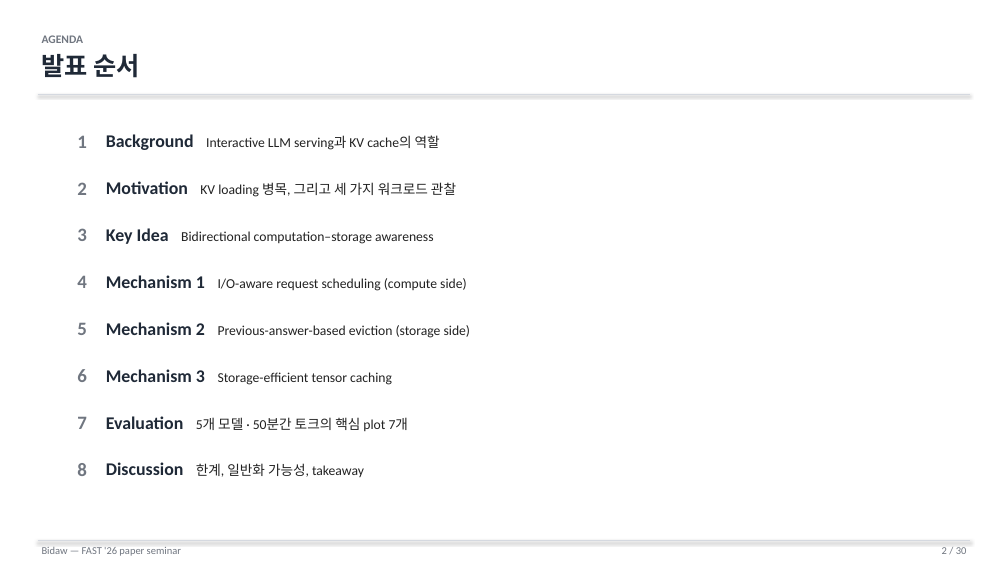
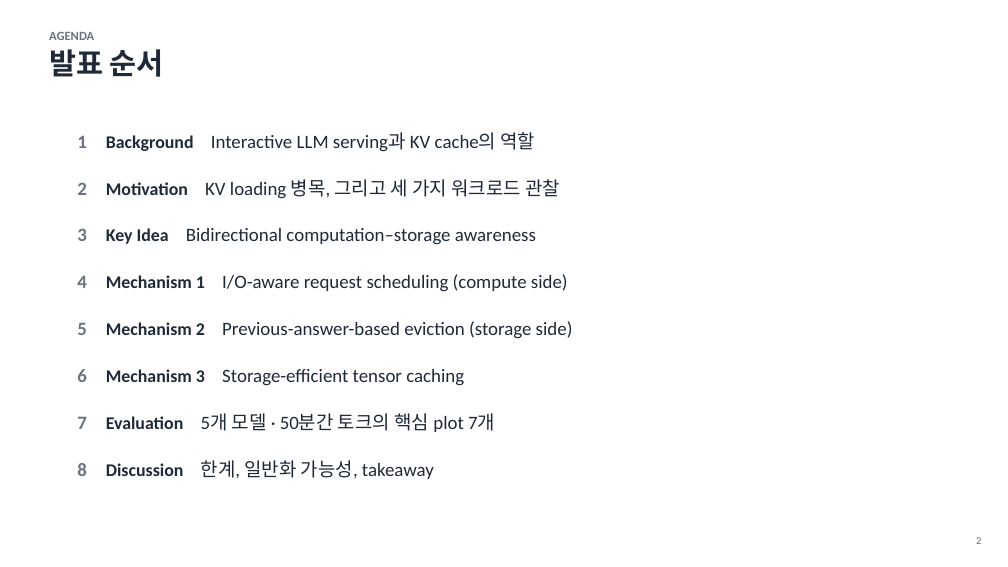
Before and after one commit to Daejun/bidaw, a slide deck: slide 2 of Bidaw_seminar.pptx. Drawn at 1008x567 pixels with LibreOffice and Linux fonts; fonts in the diff are those of the drawing. Boxes give left, top, right and bottom in pixels: in the first picture for what was removed or moved away, otherwise in the second. Text is boxed around its words. In the diff, an @@ line names an element or a change of style, - is before the commit and + after.

Commit message:
Redesign deck in vLLM Kwon (SOSP'23) academic style
Reference: Woosuk Kwon's PagedAttention talk slides + UC Davis vLLM
lecture. Key shifts:

- Body 13pt → 18pt, title 24pt → 28pt, kicker upper-cased small grey
- Title slide: yellow + blue vertical accent bars on the left, 38pt
  bold title, single-line author row
- Header band: no rule, no colour bar — kicker + big title with
  generous whitespace
- Footer reduced to a small page number on the bottom-right
- Single emphasis colour (red #D9352A) on key terms / numbers
- Pastel callout palette (yellow / blue / green / peach) defined for
  future figure annotations
- Trimmed slide-3 bullets ~50% to match lower text density

30-slide structure and embedded figures unchanged.

```diff
--- a/Bidaw_seminar.pptx
+++ b/Bidaw_seminar.pptx
@@ text "AGENDA": place and size @@
-text "AGENDA" at (42, 35, 140, 78)
+text "AGENDA" at (49, 32, 164, 77)
@@ text "AGENDA" at (49, 32, 164, 77): size 11 to 12 pt, text colour #707680 to #6B7280 in "AGENDA"; size 24 to 28 pt in "발표 순서"; less space between paragraphs @@
@@ line removed from (38, 95) to (970, 95) @@
@@ text "Background Interactive LLM serving과 KV ..." at (106, 132, 536, 152): size 13 to 18 pt, text colour #222222 to #1F2937 in "Interactive LLM serving과 KV cache의 역할" @@
@@ text "Motivation KV loading 병목, 그리고 ..." at (106, 179, 560, 199): size 13 to 18 pt, text colour #222222 to #1F2937 in "KV loading 병목, 그리고 세 가지 워크로드 ..." @@
@@ text "Key Idea Bidirectional computation–storage awareness" at (106, 228, 536, 245): size 13 to 18 pt, text colour #222222 to #1F2937 in "Bidirectional computation–storage awareness" @@
@@ text "Mechanism 1 I/O-aware request scheduling ..." at (106, 274, 568, 292): size 13 to 18 pt, text colour #222222 to #1F2937 in "I/O-aware request scheduling (compute side)" @@
@@ text "Mechanism 2 Previous-answer-based eviction (storage ..." at (106, 321, 573, 339): size 13 to 18 pt, text colour #222222 to #1F2937 in "Previous-answer-based eviction (storage side)" @@
@@ text "Mechanism 3 Storage-efficient tensor caching" at (106, 369, 464, 386): size 13 to 18 pt, text colour #222222 to #1F2937 in "Storage-efficient tensor caching" @@
@@ text "Evaluation 5개 모델 · 50분간 ..." at (106, 413, 495, 432): size 13 to 18 pt, text colour #222222 to #1F2937 in "5개 모델 · 50분간 토크의 핵심 plot ..." @@
@@ text "Discussion 한계, 일반화 가능성, takeaway" at (106, 460, 434, 479): size 13 to 18 pt, text colour #222222 to #1F2937 in "한계, 일반화 가능성, takeaway" @@
@@ text at (976, 537, 981, 544): text changed; text colour #707680 to #6B7280 @@
-2 / 30
+2
@@ line removed from (38, 541) to (970, 541) @@
@@ text removed at (42, 547, 181, 556) @@
-Bidaw — FAST '26 paper seminar
```
Also in this commit, not shown: 29 other slides changed, 2 other files.
